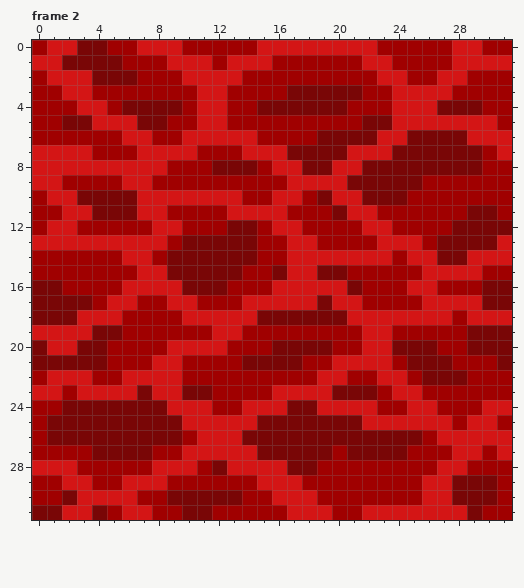
Pixel-art file -- assets/water.aseprite. This is how it looked before the edit.
32x32 pixels, 3 frames. Shown: frame 2. The commit also changed other frames, which this record leaves out.
The result:
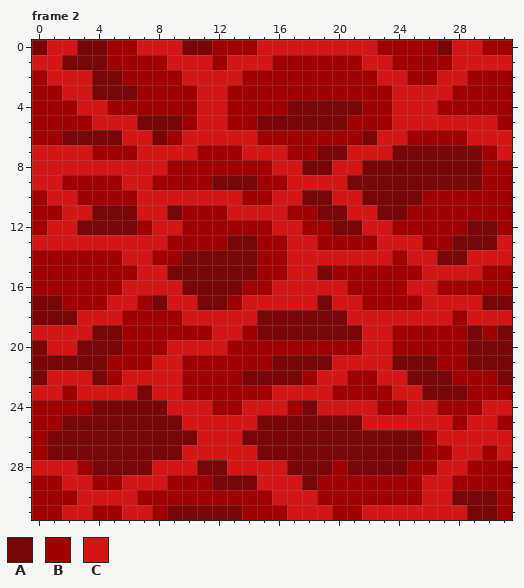
Palette (. is transparent): A #790606  B #a00000  C #d41515
From old to new:
Changed rows in their new state; - is an unchanged pixel.
Frame 2, layer "deep":
first column x 0:
 0 A---------AA---------------A----
 1 -----B--------------------------
 2 ------B-------------------------
 3 ----AAA----------BBBBB----------
 4 ------BBBB-----BB----A-----BBB--
 5 --BB-----A-----AAAAAA-BB--------
 6 --AAAA--A----------BBB---BBBB---
 7 -----------------BB-------------
 8 ------------BBB-----------------
 9 ------------AAA-----------AAAA--
10 ---BBBB-----------A------A------
11 ---------A---------A---AA----BB-
12 ---AAAA------BB-----AA------B--B
13 ----------BBB--------------B----
14 ---------B----------------------
15 --------------A-B---B-----------
16 BB-----------A-------B--------BB
17 --BB----A--AA-------------------
19 ---------------AAAAAAA--------B-
20 -----A----------BBBB----BBB-----
21 --------------BB--AA----A--B-AA-
22 A---A---------AAAA-------A--B--A
23 ----------BB--------BBB---AAA---
24 --BB-------------B--------------
25 -B------------------------------
26 ----------A---------------------
27 -AAA----AA----------A----A------
28 ----AAAA---A-------A-AAAA-------
29 ------------AAA---A---------BBB-
30 --B------BBBBB------------------
31 BB--B----A--AA----------------A-
Boxes around the changes in both pictures, in picture pixels (x1, y1, x2, y2):
changed: (32, 40, 512, 520)
